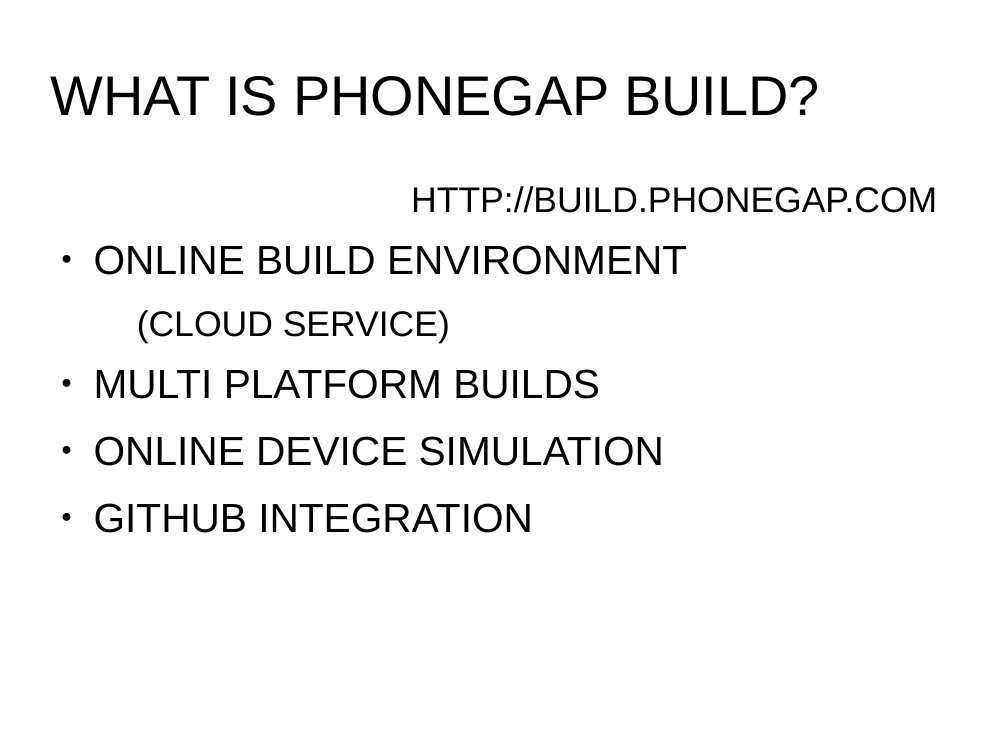
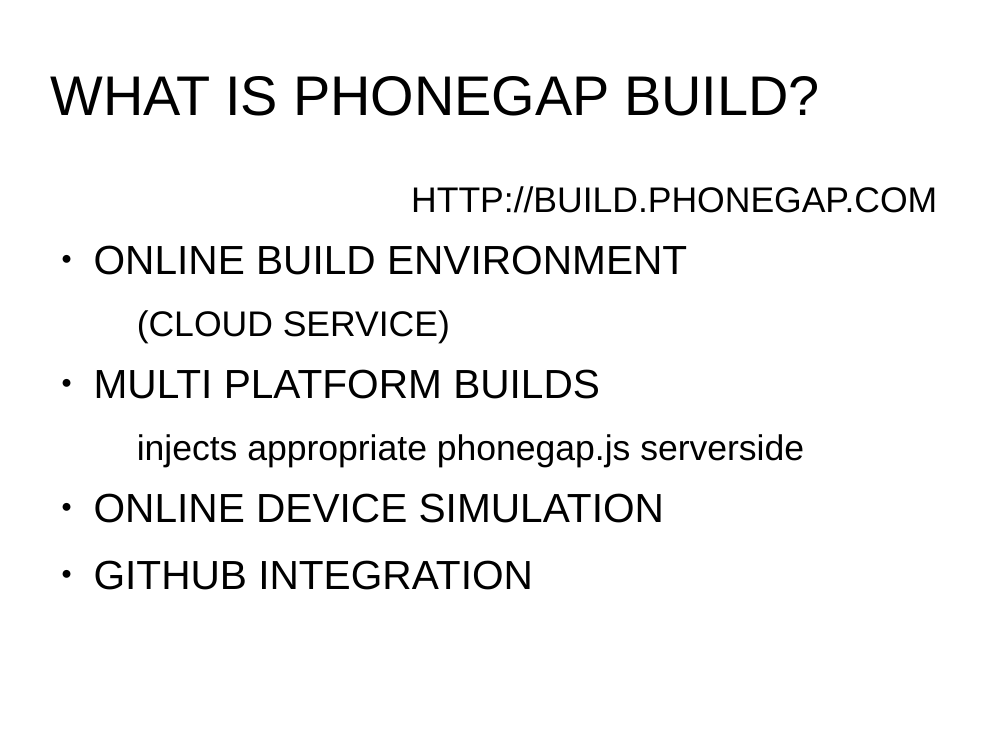
Before and after one commit to fpbu/mobappdev, a slide deck: slide 7 of phonegapbuild_workshop/phonegap_build_slides.odp. Drawn at 1008x756 pixels with LibreOffice and Linux fonts; fonts in the diff are those of the drawing. Boxes give left, top, right and bottom in pixels: in the first picture for what was removed or moved away, otherwise in the second. Text is boxed around its words. In the diff, an @@ line names an element or a change of style, - is before the commit and + after.

```diff
--- a/phonegapbuild_workshop/phonegap_build_slides.odp
+++ b/phonegapbuild_workshop/phonegap_build_slides.odp
@@ text at [137,434,804,467]: paragraph added @@
+  injects appropriate phonegap.js serverside
```
Also in this commit, not shown: 1 other slide changed, 21 slides added, 4 slides removed, 1 other file.
